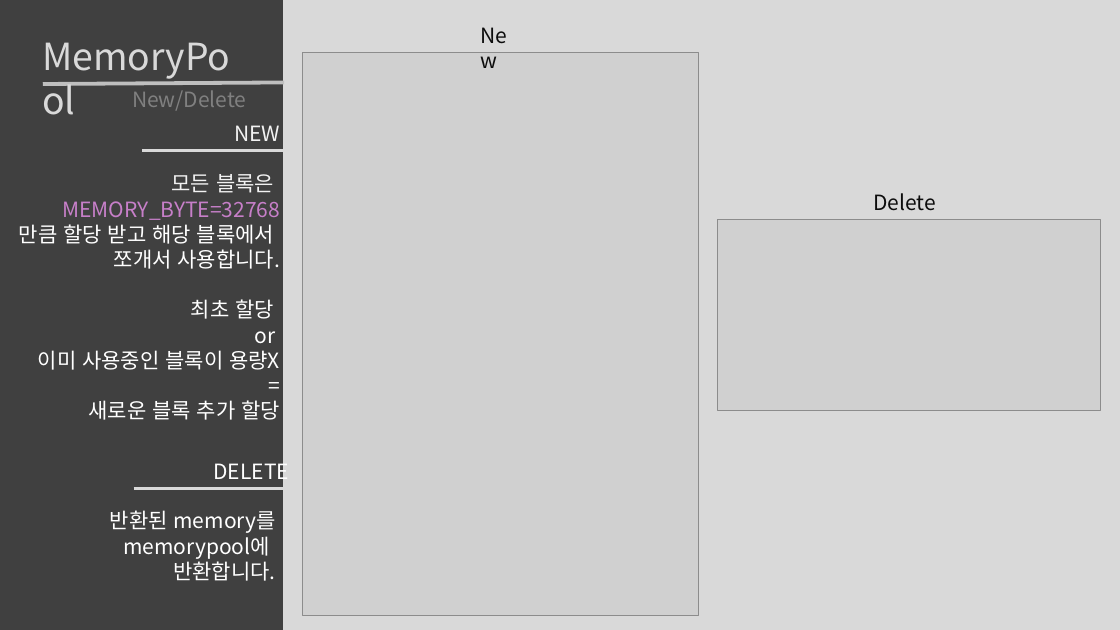
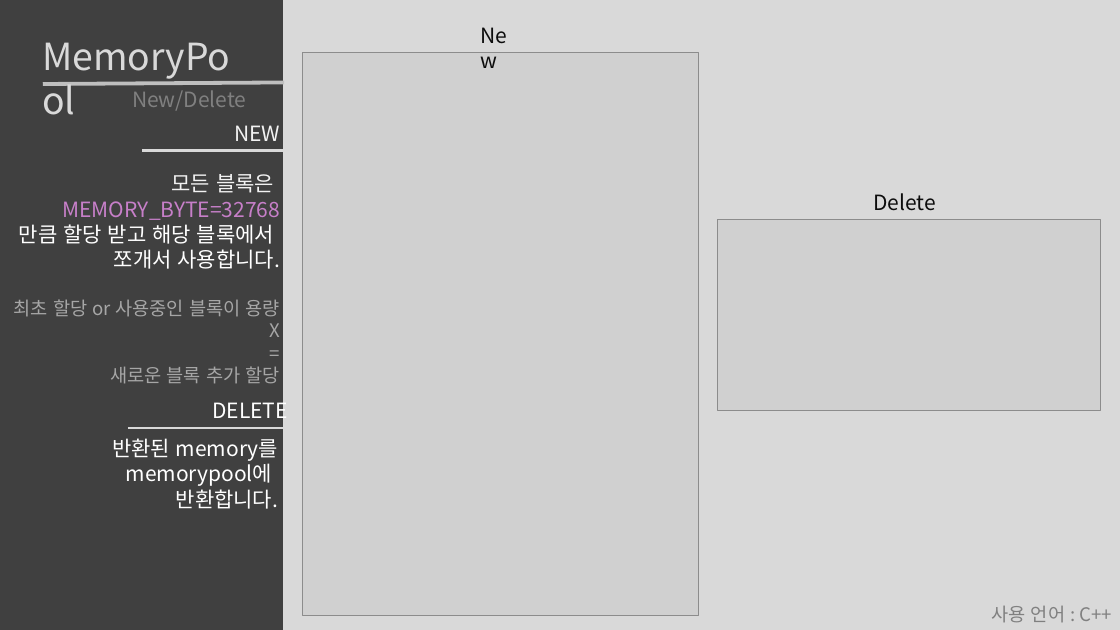
Before and after one commit to roka0105/Team.Yggdrasil_Server, a slide deck: slide 17 of 최예람 포트폴리오.pptx. Drawn at 1120x630 pixels with LibreOffice and Linux fonts; fonts in the diff are those of the drawing; grey boxes stand for pictures. Boxes give left, top, right and bottom in pixels: in the first picture for what was removed or moved away, otherwise in the second. Text is boxed around its words. In the diff, an @@ line names an element or a change of style, - is before the commit and + after.

```diff
--- a/최예람 포트폴리오.pptx
+++ b/최예람 포트폴리오.pptx
@@ text at (14,299,280,337): text changed; size 18 to 16 pt; text colour #FFFFFF to #A6A6A6 @@
-최초 할당
-or
-이미 사용중인 블록이 용량X
+최초 할당 or 사용중인 블록이 용량X
@@ text at (110,366,280,384): size 18 to 16 pt, text colour #FFFFFF to #A6A6A6 in "=", "새로운 블록 추가 할당" @@
@@ text "DELETE": place and size @@
-text "DELETE" at (214,458,290,484)
+text "DELETE" at (212,397,288,423)
@@ text "반환된 memory를 memorypool에": place and size @@
-text "반환된 memory를 memorypool에" at (110,510,276,581)
+text "반환된 memory를 memorypool에" at (112,438,278,509)
@@ line moved from (134, 488) - (294, 488) to (128, 428) - (288, 428) @@
@@ text added at (992,606,1113,622), 16 pt, text #808080 @@
+사용 언어 : C++
```
Also in this commit, not shown: 14 other slides changed, 7 slides added, 3 slides removed, 11 other files.
